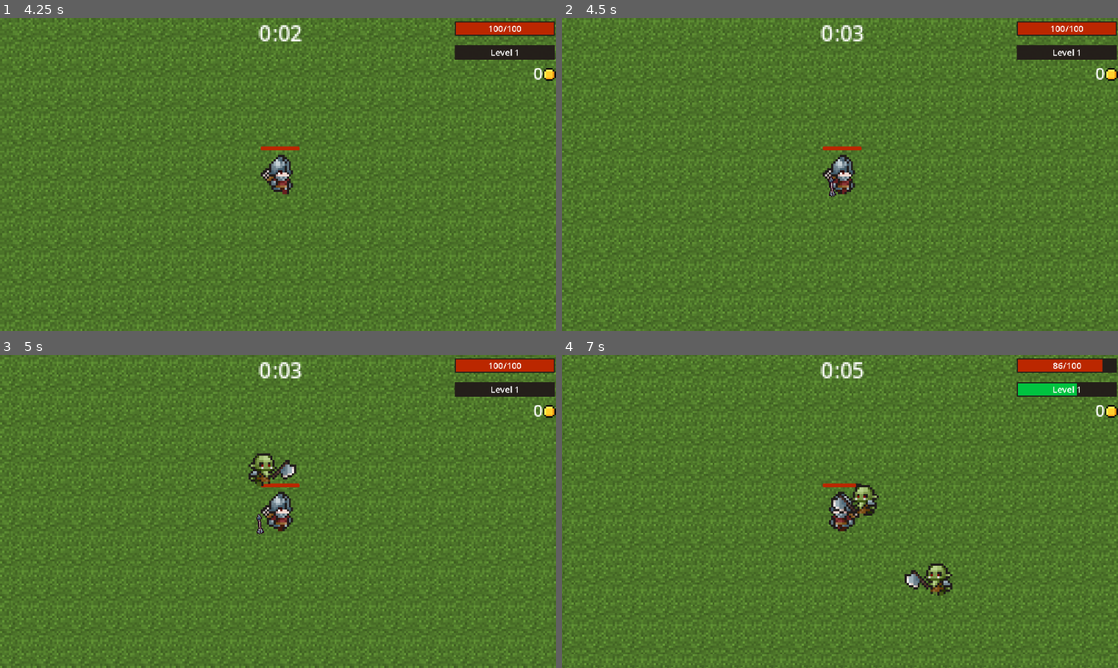
Above: before the commit, frames 1-4 (two rows, left to right).
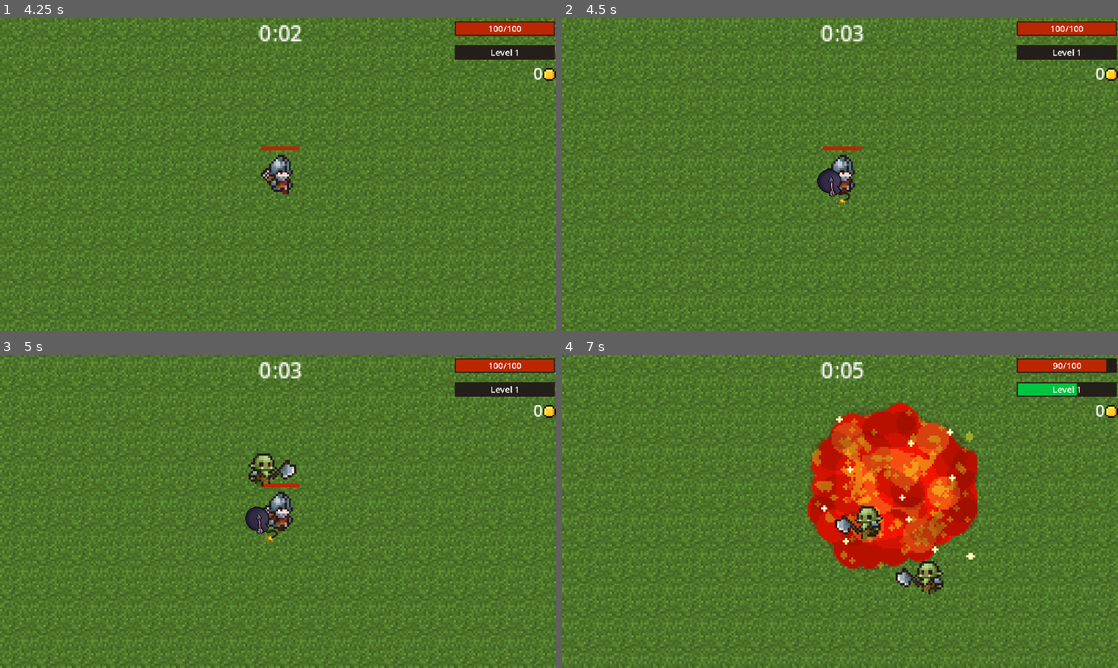
Above: after the commit, the same moments.

Repository: Qxver/Godot-Game
Game: Godot game, scene res://Menu/menu.tscn
The game is run twice, just before and just after one commit, with the same random seed, the same clock (stepped at 60 frames per second) and the same inputs.
Inputs (mouse positions are in pixels of both pictures, inside the frame that each line leads up to):
- Up to frame 1 (4.25 s): click "Play" at 0.5 s; click (172, 174) at 1.25 s; tap Enter at 2 s; hold Right (move_right) 2.03-2.78 s; hold S (move_down) 2.78-3.53 s; hold Right (move_right) from 3.53 s (still down)
- Up to frame 2 (4.5 s): release Right (move_right) at 4.28 s; hold W (move_up) from 4.28 s (still down)
- Up to frame 3 (5 s): keep holding W (move_up)
- Up to frame 4 (7 s): release W (move_up) at 5.03 s; hold Left (move_left) 5.03-6.53 s; hold S (move_down) from 6.53 s (still down)

Frame 1 is identical in both runs. In frame 2, 0.3% of the frame differs, in the area x 45-52%, y 48-60%; in frame 3, 0.3%; in frame 4, 28%, in the area x 0-100%, y 0-100%.

Commit message:
Added new Weapon bomb

Diff:
--- a/player.gd
+++ b/player.gd
@@ -5,13 +5,20 @@
 signal health_depleted
 signal levelup
 
-#Bow starting weapon
+#Starting weapon
 var bow = preload("res://Attacks/bow.tscn")
 @onready var  BowTimer=get_node("Attack/BowTimer")#Reloading time
 @onready var BowAttackTimer=get_node("Attack/BowTimer/BowAttackTimer") #AttackTime
 var BowAttackSpeed=1
 var BowAmmo=0
 var BowBaseAmmo=3
+
+var bomb = preload("res://Attacks/bomb.tscn")
+@onready var BombTimer=get_node("Attack/BombTimer")#Reloading time
+@onready var BombAttackTimer=get_node("Attack/BombTimer/BombAttackTimer") #AttackTime
+var BombAttackSpeed=1
+var BombAmmo = 0
+var BombBaseAmmo=1
 
 #Level/Exp related
 var level=1
@@ -28,6 +35,9 @@
 	BowTimer.wait_time=BowAttackSpeed
 	if BowTimer.is_stopped():
 		BowTimer.start()
+	BombTimer.wait_time=BombAttackSpeed
+	if BombTimer.is_stopped():
+		BombTimer.start()
 
 func GetClosestTarget():
 	if enemy_close.size()==0:
@@ -56,6 +66,24 @@
 			BowAttackTimer.start()
 		else :
 			BowAttackTimer.stop()
+
+	pass # Replace with function body.
+func _on_bomb_timer_timeout() -> void:
+	BombAmmo=BombBaseAmmo
+	BombAttackTimer.start()
+
+func _on_bomb_attack_timer_timeout() -> void:
+	if BombAmmo >0:
+		var BombAttack= bomb.instantiate()
+		get_tree().current_scene.add_child(BombAttack)
+		BombAttack.global_position = global_position
+		BombAttack.target=GetClosestTarget()
+		print("Leci bomba")
+		BombAmmo-=1
+		if BombAmmo > 0:
+			BombAttackTimer.start()
+		else :
+			BombAttackTimer.stop()
 
 #Adding enemies to enemy_close
 func _on_enemy_detection_body_entered(body: Node2D):
--- a/player.tscn
+++ b/player.tscn
@@ -189,6 +189,10 @@
 
 [node name="BowAttackTimer" type="Timer" parent="Attack/BowTimer"]
 
+[node name="BombTimer" type="Timer" parent="Attack"]
+
+[node name="BombAttackTimer" type="Timer" parent="Attack/BombTimer"]
+
 [node name="EnemyDetection" type="Area2D" parent="."]
 visible = false
 position = Vector2(-1, -8)
@@ -196,8 +200,11 @@
 [node name="CollisionShape2D" type="CollisionShape2D" parent="EnemyDetection"]
 scale = Vector2(15, 15)
 shape = SubResource("CircleShape2D_i3pqv")
+debug_color = Color(0, 0, 0, 0.419608)
 
 [connection signal="timeout" from="Attack/BowTimer" to="." method="_on_bow_timer_timeout"]
 [connection signal="timeout" from="Attack/BowTimer/BowAttackTimer" to="." method="_on_bow_attack_timer_timeout"]
+[connection signal="timeout" from="Attack/BombTimer" to="." method="_on_bomb_timer_timeout"]
+[connection signal="timeout" from="Attack/BombTimer/BombAttackTimer" to="." method="_on_bomb_attack_timer_timeout"]
 [connection signal="body_entered" from="EnemyDetection" to="." method="_on_enemy_detection_body_entered"]
 [connection signal="body_exited" from="EnemyDetection" to="." method="_on_enemy_detection_body_exited"]
